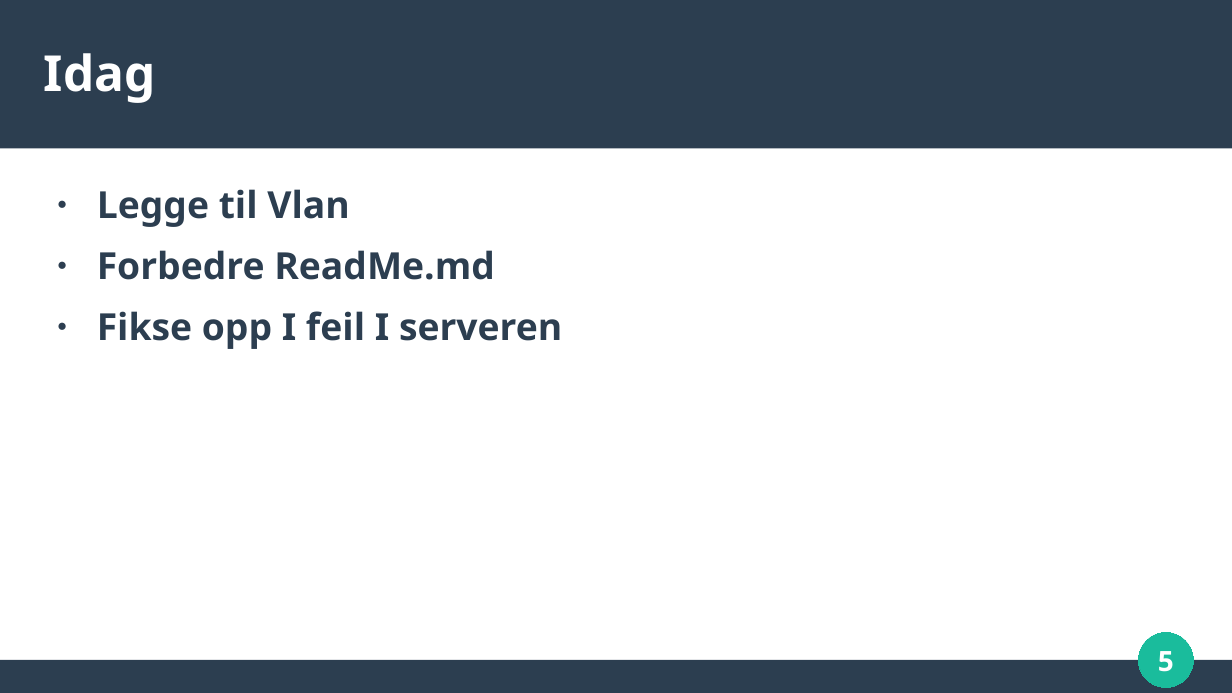
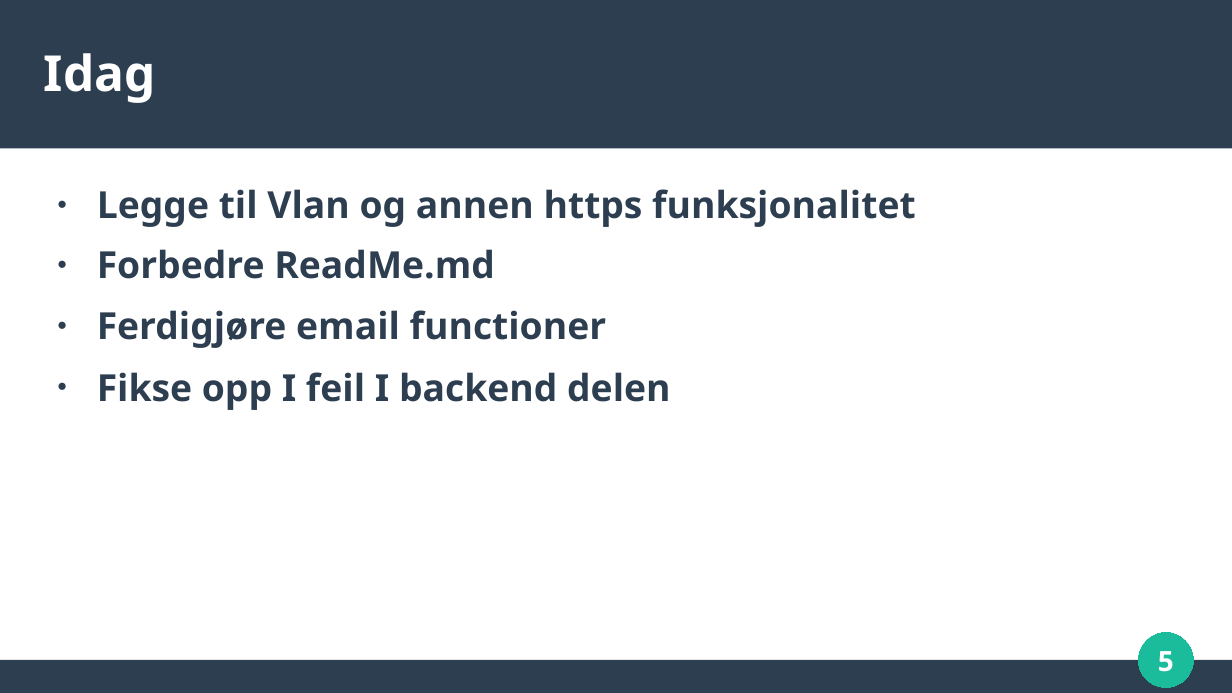
Before and after one commit to willbill0808/Prove-examen-nettside, a slide deck: slide 5 of Examen presentasjon.odp. Drawn at 1232x693 pixels with LibreOffice and Linux fonts; fonts in the diff are those of the drawing. Boxes give left, top, right and bottom in pixels: in the first picture for what was removed or moved away, otherwise in the second. Text is boxed around its words. In the diff, an @@ line names an element or a change of style, - is before the commit and + after.

```diff
--- a/Examen presentasjon.odp
+++ b/Examen presentasjon.odp
@@ text at [97, 189, 916, 227]: text changed @@
-● Legge til Vlan
+● Legge til Vlan og annen https funksjonalitet
@@ text at [97, 310, 670, 410]: text changed @@
-● Fikse opp I feil I serveren
+● Ferdigjøre email functioner
+● Fikse opp I feil I backend delen
```
Also in this commit, not shown: 3 other slides changed, 2 other files.
